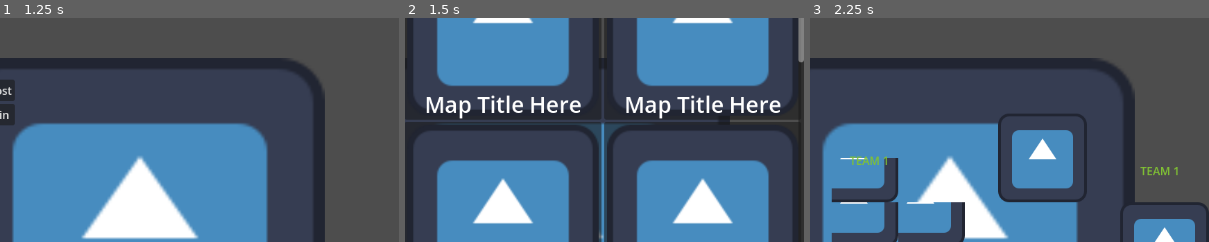
Above: before the commit, frames 1-3 (left to right).
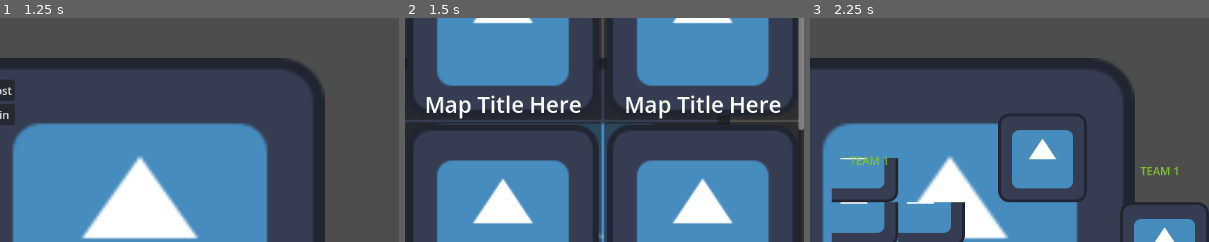
Above: after the commit, the same moments.

Repository: BoneheadBreaker/Romboid
Game: Godot game, scene res://scenes/main.tscn
The game is run twice, just before and just after one commit, with the same random seed, the same clock (stepped at 60 frames per second) and the same inputs. The engine's default icon, where the game draws it, is replaced by a stand-in: a white triangle on a blue panel in a dark square.
Inputs (mouse positions are % of the whole screen's width and height, from its top left):
- Up to frame 1 (1.25 s): tap Enter at 0.5 s; move the mouse to (72, 45) at 0.52 s; hold S (S) from 0.53 s (still down)
- Up to frame 2 (1.5 s): release S (S) at 1.25 s; click "Host" at 1.25 s
- Up to frame 3 (2.25 s): click "Start Game" at 2 s
The pictures show only the part of the screen within x 50-100%, y 31-81%; the shares and areas given below are measured in that part.

Frame 1 is identical in both runs. In frame 2, 0.5% of the frame differs, in the area x 98-100%, y 19-50%; in frame 3, nothing differs.

Commit message:
P1: Adding Multiple Map Support

Diff:
--- a/scenes/UI/host_ui.tscn
+++ b/scenes/UI/host_ui.tscn
@@ -77,21 +77,6 @@
 [node name="MapCardUI20" parent="MarginContainer/ScrollContainer/GridContainer" unique_id=2137653468 instance=ExtResource("2_o056o")]
 layout_mode = 2
 
-[node name="MapCardUI21" parent="MarginContainer/ScrollContainer/GridContainer" unique_id=1035167767 instance=ExtResource("2_o056o")]
-layout_mode = 2
-
-[node name="MapCardUI5" parent="MarginContainer/ScrollContainer/GridContainer" unique_id=1230548699 instance=ExtResource("2_o056o")]
-layout_mode = 2
-
-[node name="MapCardUI10" parent="MarginContainer/ScrollContainer/GridContainer" unique_id=766246925 instance=ExtResource("2_o056o")]
-layout_mode = 2
-
-[node name="MapCardUI11" parent="MarginContainer/ScrollContainer/GridContainer" unique_id=1870232218 instance=ExtResource("2_o056o")]
-layout_mode = 2
-
-[node name="MapCardUI12" parent="MarginContainer/ScrollContainer/GridContainer" unique_id=373955588 instance=ExtResource("2_o056o")]
-layout_mode = 2
-
 [node name="MapCardUI13" parent="MarginContainer/ScrollContainer/GridContainer" unique_id=1254473701 instance=ExtResource("2_o056o")]
 layout_mode = 2
 
